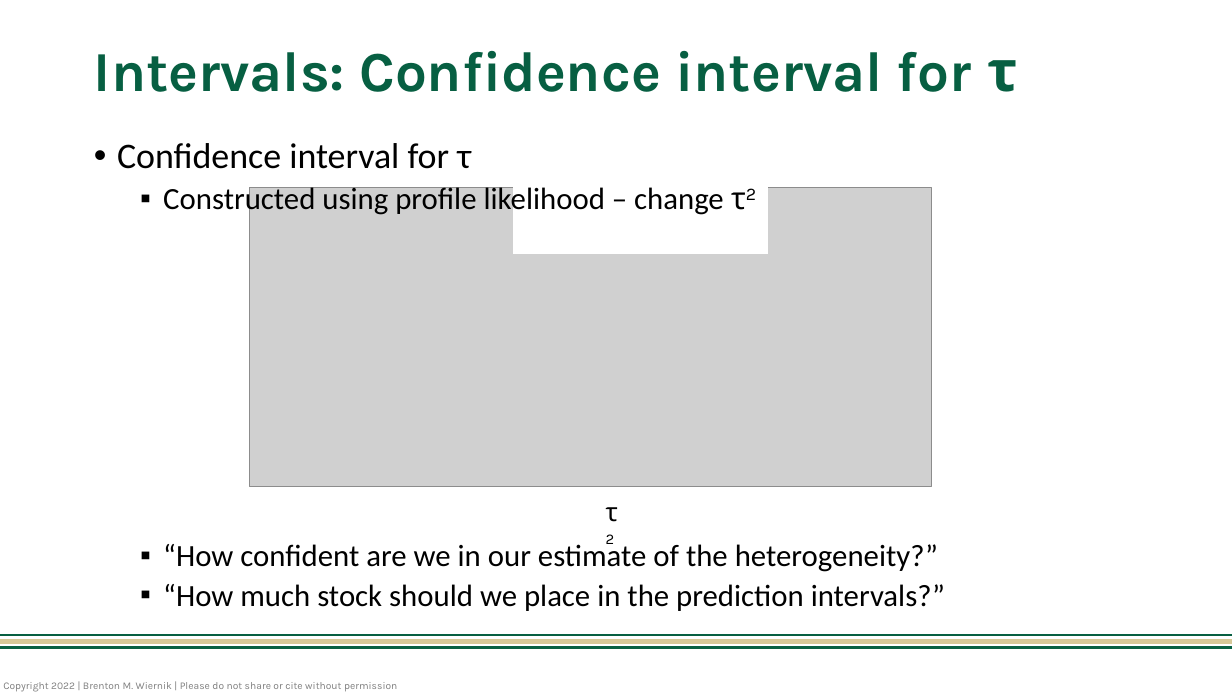
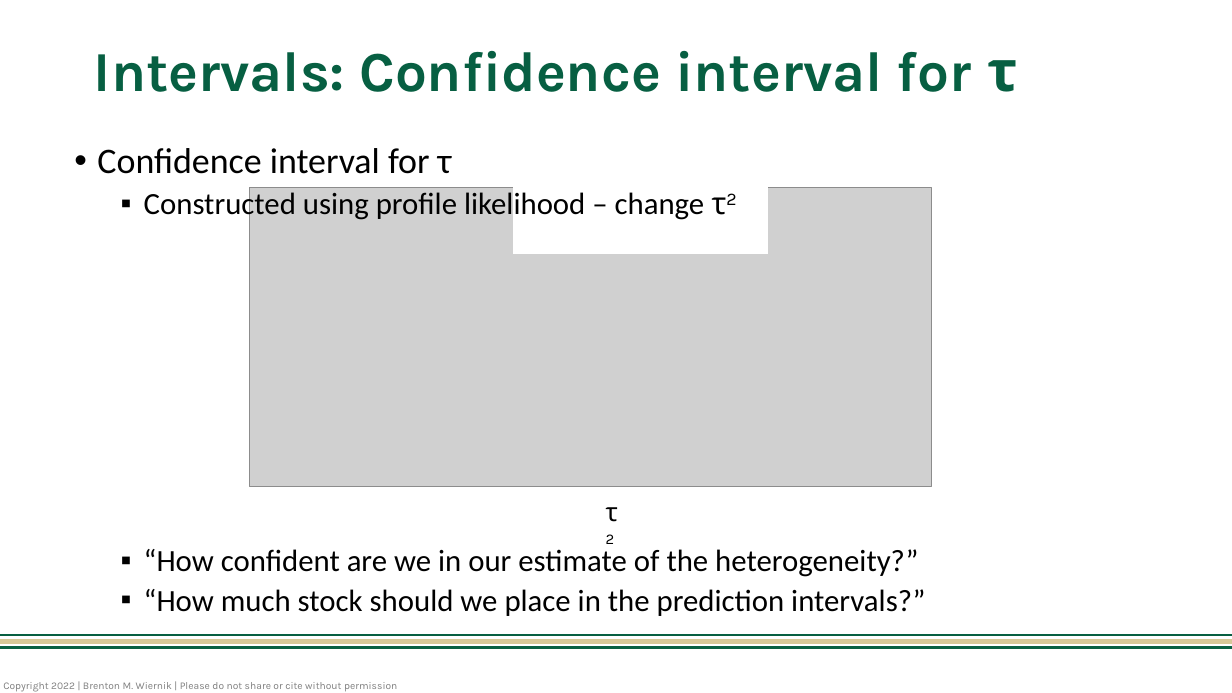
Before and after one commit to bwiernik/meta-workshop, a slide deck: slide 15 of slides/03_heterogeneity.pptx. Drawn at 1232x693 pixels with LibreOffice and Linux fonts; fonts in the diff are those of the drawing; grey boxes stand for pictures. Boxes give left, top, right and bottom in pixels: in the first picture for what was removed or moved away, otherwise in the second. Text is boxed around its words. In the diff, an @@ line names an element or a change of style, - is before the commit and + after.

```diff
--- a/slides/03_heterogeneity.pptx
+++ b/slides/03_heterogeneity.pptx
@@ text "Confidence interval for τ" moved from (x1=117, y1=143, x2=945, y2=611) to (x1=97, y1=148, x2=925, y2=616) @@
```
Also in this commit, not shown: 1 other file.
